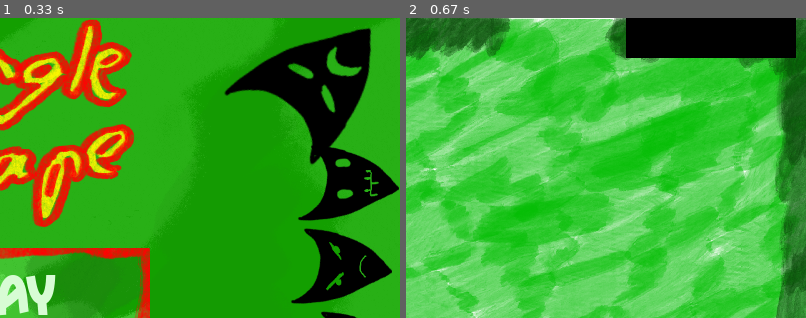
Above: before the commit, frames 1-2 (left to right).
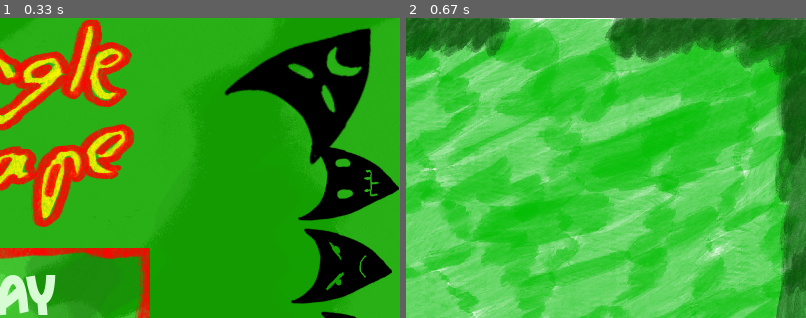
Above: after the commit, the same moments.

Repository: sartep1996/Final_Project_PyGame
Game: pygame game, started from main_menu.py
Same seed, same stepped clock (60 frames per second), same inputs: the game is played once before the commit and once after it.
Inputs:
- Up to frame 1 (0.33 s): no input
- Up to frame 2 (0.67 s): click "LOAD" at 0.38 s
The pictures show only the part of the screen within x 50-100%, y 0-50%; the shares and areas given below are measured in that part.

Frame 1 is identical in both runs. In frame 2, 5.7% of the frame differs, in the area x 55-98%, y 0-14%.

Commit message:
fixed monster ai after restarting the game

Diff:
--- a/main_play.py
+++ b/main_play.py
@@ -2,18 +2,6 @@
 from pause import pause
 import json
 
-
-# def save_game(playerx, playery, monsterx,  monstery, health, monster_health):
-#     game_state = {
-#         'player_position': (playerx, playery),
-#         'monster_position': (monsterx, monstery),
-#         'player_health': health,
-#         'monster_health': monster_health
-#     }
-
-#     with open('saves/save_game.json', 'w') as file:
-#         json.dump(game_state, file)
-#         # player.player_update(screen)
 
 def main_game_lvl_1(game_state= None):
 
@@ -42,18 +30,10 @@
     player_condition = player.player_rect
     player.player_rect.x, player.player_rect.y = player.player_rect_pistol.x, player.player_rect_pistol.y
 
-    # player_position = game_state['player_position']
-    # player_condition.centerx = player_position[0]
-    # player_condition.centery = player_position[1]
     player_condition.centerx, player_condition.centery = 500, 400
 
-    # monster_position = game_state['monster_position']
-    # monster1.monster_rect.x = monster_position[0]
-    # monster1.monster_rect.y = monster_position[1]
     monster1.monster_rect.x, monster1.monster_rect.y = 100, 200
 
-    # player_health = game_state['player_health']
-    # monster_health = game_state['monster_health']
 
     player.health = player.health
     monster1.monster_health = monster1.monster_health
@@ -75,7 +55,7 @@
     global paused
     paused = False
 
-
+    monster1.should_follow_player = False
 
     save_icon_visible = False
     pistol_icon_visible = False
--- a/main_play_2.py
+++ b/main_play_2.py
@@ -86,6 +86,8 @@
     global paused
     paused = False
 
+    monster2.should_follow_player = False
+    monster3.should_follow_player = False
 
 
     save_icon_visible = True
@@ -173,9 +175,9 @@
         for monster in monsters:
          collision_with_moving_object(player_condition, monster.monster_rect, 10, player.movement_speed, monster.movement_speed,  screen_rect)
 
+        pg.draw.rect(screen, (0, 0, 0, 0), block_rect)
         pg.draw.rect(screen, (0, 0, 0, 0), pass_mark_rect)
         screen.blit(background_lvl_2, (0,0))
-        pg.draw.rect(screen, (0, 0, 0, 0), block_rect)
 
         for monster in monsters:
             monster.draw_monster(screen)
@@ -199,14 +201,16 @@
                 monster.monster_is_attacking = False
                 monster.draw_monster_death_animation()
 
-
-
-
         if player_condition == player.player_rect_pistol:
             player.draw_pistol_player(screen)
         else:
             player.draw(screen)
 
+
+        if player_condition.colliderect(pass_mark_rect):
+            from main_play_final import main_game_lvl_final
+            main_game_lvl_final(game_state)
+
         keys = pg.key.get_pressed()
         if keys[pg.K_SPACE] and player_condition == player.player_rect_pistol:
             delta_time = clock.tick(60)
@@ -216,6 +220,8 @@
 
 
 
+
+
         # if player.player_rect_pistol.colliderect(pass_mark_rect):
         #     from main_play_2 import main_game_lvl_2
         #     main_game_lvl_2()
--- a/main_play_final.py
+++ b/main_play_final.py
@@ -5,7 +5,7 @@
 
 
 
-def main_game_lvl_2(game_state):
+def main_game_lvl_final(game_state):
 
 
 
@@ -41,10 +41,6 @@
     player_health = game_state['player_health']
     player.health = player_health
 
-
-
-    pass_mark_rect = pg.Rect((570, -20, 170, 60))
-
     side_rect_left = pg.Rect((0, 400, 25, 200))
 
     side_rect_right = pg.Rect((775, 400, 25, 200))
@@ -53,16 +49,10 @@
     global paused
     paused = False
 
-
-
-    save_icon_visible = True
-    pistol_icon_visible = True
     pistol_taken = game_state['pistol_taken']
 
     if pistol_taken == True:
         player_condition = player.player_rect_pistol
-        pistol_icon_visible = False
-
 
     run = True
     while run:
@@ -104,7 +94,6 @@
         screen.fill((0, 0, 0))
         screen.blit(background_lvl_2, (0,0))
 
-        pg.draw.rect(screen, (0, 0, 0, 0), pass_mark_rect)
 
 
         if player.health == 0:
@@ -146,4 +135,4 @@
         return game_state
 
     game_state = load_game()
-    main_game_lvl_2(game_state)
+    main_game_lvl_final(game_state)
